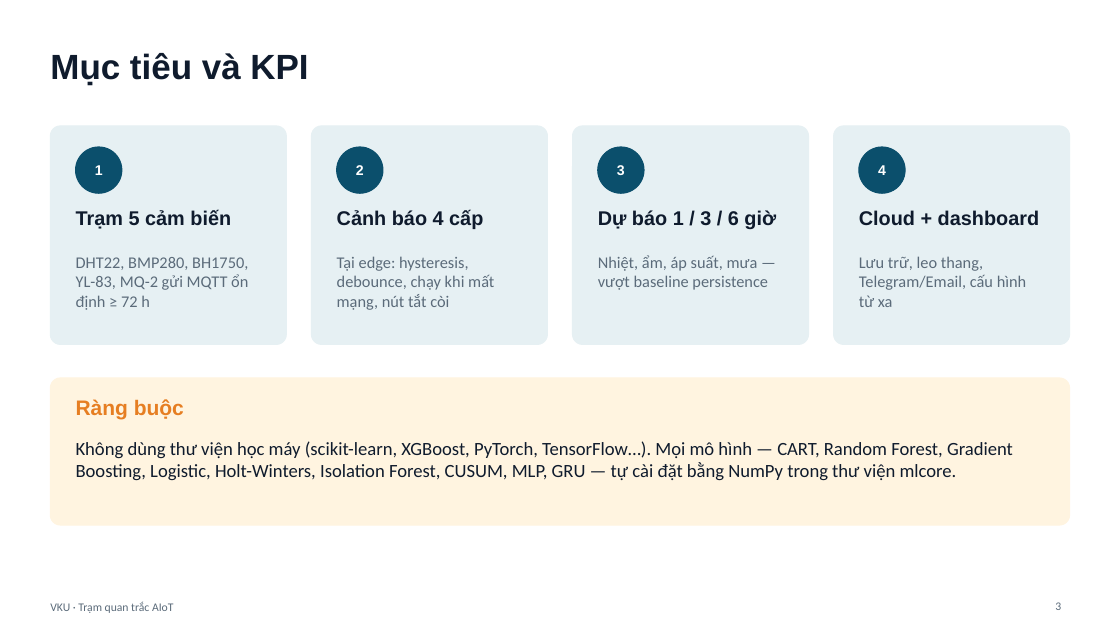
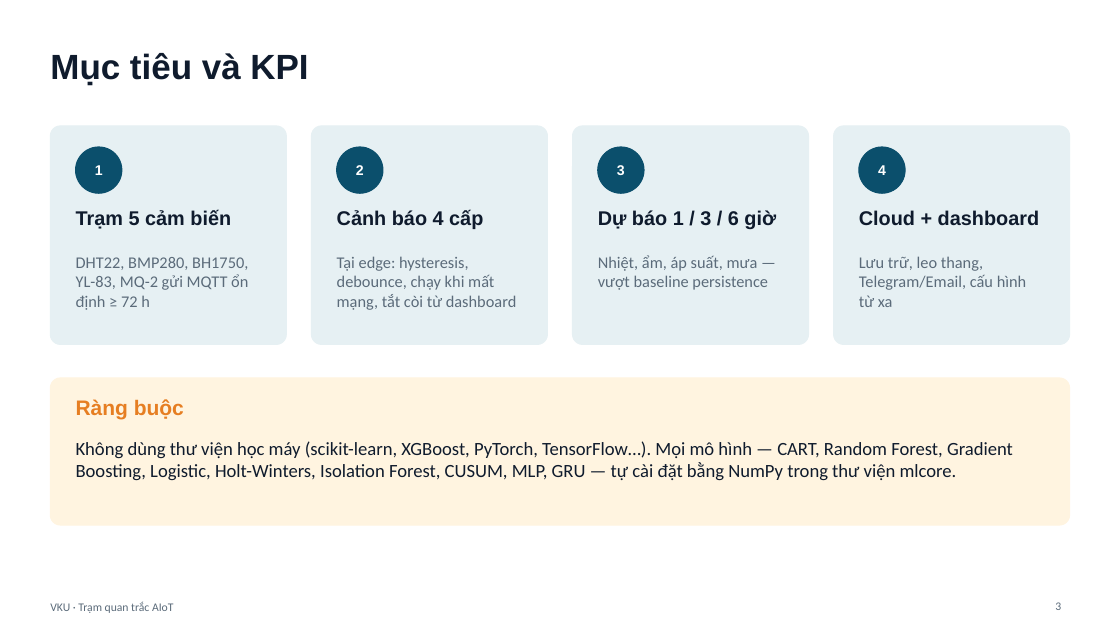
Before and after one commit to danhle396/pythonnhung, a slide deck: slide 3 of docs/report/slides_bao_ve.pptx. Drawn at 1120x630 pixels with LibreOffice and Linux fonts; fonts in the diff are those of the drawing. Boxes give left, top, right and bottom in pixels: in the first picture for what was removed or moved away, otherwise in the second. Text is boxed around its words. In the diff, an @@ line names an element or a change of style, - is before the commit and + after.

```diff
--- a/docs/report/slides_bao_ve.pptx
+++ b/docs/report/slides_bao_ve.pptx
@@ text at bbox=[337, 256, 516, 310]: text changed @@
-Tại edge: hysteresis, debounce, chạy khi mất mạng, nút tắt còi
+Tại edge: hysteresis, debounce, chạy khi mất mạng, tắt còi từ dashboard
```
Also in this commit, not shown: 4 other slides changed, 47 other files.
